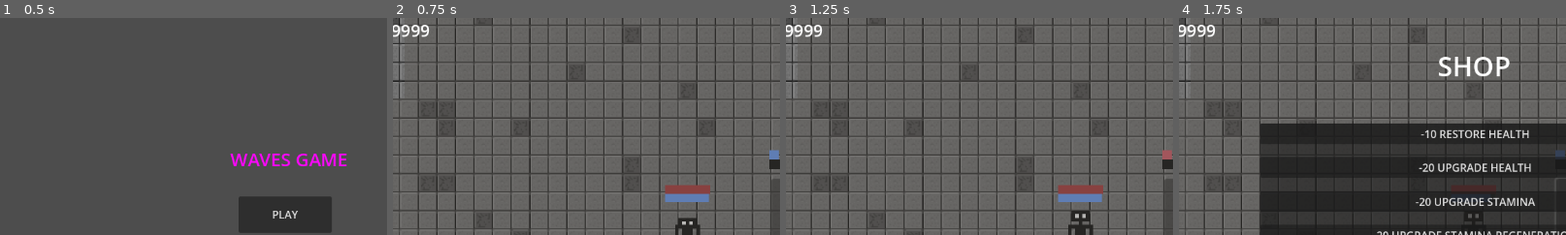
Above: before the commit, frames 1-4 (left to right).
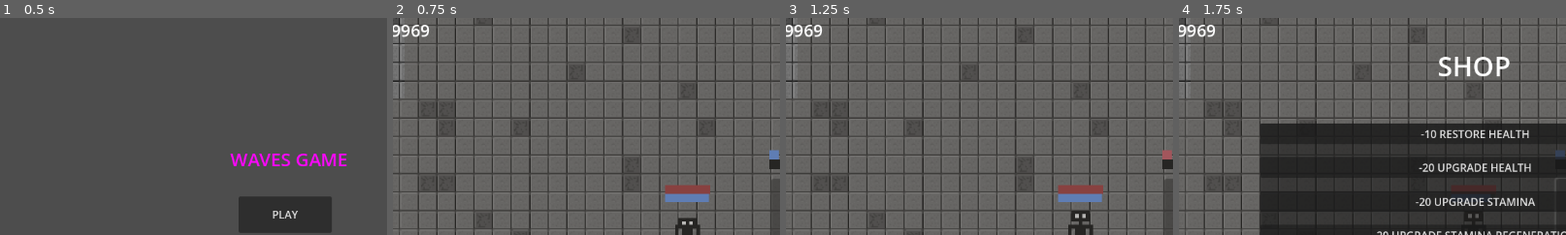
Above: after the commit, the same moments.

Repository: Rapro123/Waves_Game_Repo
Game: Godot game, scene res://scenes/main_menu.tscn
Two runs of this game, one before a commit and one after it. Both use one fixed random seed, a clock stepped at 60 frames per second and the inputs below. Sound files missing from this copy of the repository are replaced by a short silence.
Inputs (mouse positions are % of the whole screen's width and height, from its top left):
- Up to frame 1 (0.5 s): no input
- Up to frame 2 (0.75 s): click "PLAY" at 0.5 s
- Up to frame 3 (1.25 s): no input
- Up to frame 4 (1.75 s): click (66, 50) at 1.25 s
The pictures show only the part of the screen within x 12-62%, y 0-50%; the shares and areas given below are measured in that part.

Frame 1 is identical in both runs. In frame 2, less than 0.1% of the frame differs, in the area x 4-8%, y 3-9%; in frame 3, less than 0.1%; in frame 4, less than 0.1%.

Commit message:
added sounds, needs to do upgrade damage work

Diff:
--- a/waves-game/scenes/Scripts/chase.gd
+++ b/waves-game/scenes/Scripts/chase.gd
@@ -1,7 +1,9 @@
 extends State
 class_name chase
 
-@onready var animated_sprite_2d: AnimatedSprite2D = $"../../AnimatedSprite2D"
+@onready var animated_sprite_2d: AnimatedSprite2D = %AnimatedSprite2D
+@onready var footsteps: AudioStreamPlayer2D = %footsteps
+@onready var footsteps_timer: Timer = $"footsteps timer"
 
 @export var enemy: CharacterBody2D
 var speed = randi_range(80, 120)
@@ -14,6 +16,8 @@
 
 
 func physics_update(_delta: float):
+	play_footseps()
+
 	if is_instance_valid(enemy) and is_instance_valid(player):
 		var direction = player.global_position - enemy.global_position
 
@@ -26,3 +30,10 @@
 
 func _on_enemy_enemy_hurt() -> void:
 	state_machine.change_state("enemy_stunned")
+
+func play_footseps():
+	if footsteps_timer.is_stopped():
+		footsteps_timer.start()
+
+func _on_footsteps_timer_timeout() -> void:
+	footsteps.play()
--- a/waves-game/scenes/Scripts/enemy_spawner.gd
+++ b/waves-game/scenes/Scripts/enemy_spawner.gd
@@ -3,12 +3,13 @@
 
 @export var enemy = preload("res://scenes/enemy.tscn")
 @onready var enemy_handler: Node = $"../enemy_handler"
+@onready var spawn_sound: AudioStreamPlayer2D = $"spawn sound"
 
 var enemies_spawned := 5
 
 
 func _on_main_wave_on() -> void:
-	print("spawning enemies")
+	spawn_sound.play()
 
 	for n in range(enemies_spawned):
 		var enemy_instance = enemy.instantiate()
@@ -19,5 +20,6 @@
 
 	enemies_spawned += 1
 
+
 func give_player_score():
 	give_score.emit()
--- a/waves-game/scenes/Scripts/gun.gd
+++ b/waves-game/scenes/Scripts/gun.gd
@@ -16,6 +16,7 @@
 @onready var timer: Timer = $gun_speed_timer
 @onready var shooter: Marker2D = $shooter
 @onready var out_of_combat_stamina_timer: Timer = $out_of_combat_stamina_timer
+@onready var gunshot: AudioStreamPlayer2D = $gunshot
 
 
 func _process(_delta: float) -> void:
@@ -27,6 +28,8 @@
 
 		can_shoot = false
 		timer.start(gun_speed)
+
+		gunshot.play()
 
 		var bullet_instance = bullet.instantiate()
 		get_tree().get_root().add_child(bullet_instance)
@@ -65,7 +68,6 @@
 		if stamina_regenerated > max_stamina:
 			stamina = max_stamina
 
-		print(stamina)
 		plus_stamina.emit()
 
 	if stamina >= 1:
--- a/waves-game/scenes/Scripts/main.gd
+++ b/waves-game/scenes/Scripts/main.gd
@@ -5,12 +5,15 @@
 @onready var game_over: Panel = $"CanvasLayer/game over"
 @onready var wave_spawning_timer: Timer = $"wave spawning timer"
 @onready var shop: Control = %shop
+@onready var bg_music: AudioStreamPlayer2D = $"bg music"
 
 var wave_spawning = false
 var wave_off_emitted = true
 
 
 func _ready() -> void:
+	bg_music.play()
+
 	game_over.hide()
 
 
@@ -26,7 +29,6 @@
 
 
 	if !wave_off_emitted:
-		print("emmited wave_off")
 		wave_off.emit()
 		wave_off_emitted = true
 
@@ -36,10 +38,13 @@
 
 
 func _on_wave_spawning_timer_timeout() -> void:
-	print("spawning ready")
 	wave_spawning = true
 	wave_off_emitted = false
 
 
 func _on_button_pressed() -> void:
 	shop.show()
+
+
+func _on_bg_music_finished() -> void:
+	bg_music.play()
--- a/waves-game/scenes/Scripts/player.gd
+++ b/waves-game/scenes/Scripts/player.gd
@@ -82,10 +82,6 @@
 	gun.stamina_replenish_timer.stop()
 
 
-func _on_score_weapon_damage_upgraded() -> void:
-	pass # Replace with function body.
-
-
 func _on_score_weapon_speed_upgraded() -> void:
 	gun.gun_speed -= 0.1
 
--- a/waves-game/scenes/Scripts/projectile_area.gd
+++ b/waves-game/scenes/Scripts/projectile_area.gd
@@ -2,3 +2,7 @@
 
 func _on_body_entered(_body: Node2D) -> void:
 	get_parent().queue_free()
+
+
+func _on_area_entered(_area: Area2D) -> void:
+	get_parent().queue_free()
--- a/waves-game/scenes/Scripts/score.gd
+++ b/waves-game/scenes/Scripts/score.gd
@@ -14,9 +14,6 @@
 
 func update():
 	money.set_text("MONEY: " + str(score))
-
-func _on_player_player_got_money() -> void:
-	score += 5
 
 
 func _on_shop_restore_health() -> void:
@@ -53,3 +50,7 @@
 	if score >= 20:
 		score -= 20
 		stamina_regen_upgraded.emit()
+
+
+func _on_player_player_got_money() -> void:
+	score += 5
--- a/waves-game/scenes/Scripts/shop.gd
+++ b/waves-game/scenes/Scripts/shop.gd
@@ -36,5 +36,4 @@
 
 
 func _on_upgrade_stamina_regen_pressed() -> void:
-	print("pressing upgrade")
 	upgrade_stamina_regen.emit()
--- a/waves-game/scenes/Scripts/walk.gd
+++ b/waves-game/scenes/Scripts/walk.gd
@@ -5,11 +5,15 @@
 var direction: Vector2
 
 @onready var animated_sprite_2d: AnimatedSprite2D = %AnimatedSprite2D
+@onready var footsteps: AudioStreamPlayer2D = %footsteps
+@onready var footsteps_timer: Timer = $footsteps_timer
 
 func enter():
 	animated_sprite_2d.play("run")
 
 func physics_update(_delta: float) -> void:
+	play_footseps()
+
 	var character = state_machine.get_parent()
 
 	direction.x = Input.get_axis("left", "right")
@@ -35,3 +39,12 @@
 
 func _on_player_player_hurt() -> void:
 	state_machine.change_state("stunned")
+
+
+func play_footseps():
+	if footsteps_timer.is_stopped():
+		footsteps_timer.start()
+
+
+func _on_footsteps_timer_timeout() -> void:
+	footsteps.play()
--- a/waves-game/scenes/enemy.tscn
+++ b/waves-game/scenes/enemy.tscn
@@ -10,6 +10,7 @@
 [ext_resource type="Script" uid="uid://dlsww45qisme3" path="res://scenes/Scripts/enemy_health_bar.gd" id="4_otmr2"]
 [ext_resource type="Script" uid="uid://jsywj8vhft5v" path="res://scenes/Scripts/hitbox.gd" id="5_c4w8v"]
 [ext_resource type="Script" uid="uid://4so1l4ycnyo7" path="res://scenes/Scripts/enemy_stunned.gd" id="5_nenq2"]
+[ext_resource type="AudioStream" uid="uid://wbp2heff648y" path="res://sounds/400-sounds-pack/Footsteps/foley_footstep_concrete_1.wav" id="11_w8i8w"]
 
 [sub_resource type="AtlasTexture" id="AtlasTexture_8qclf"]
 atlas = ExtResource("2_nenq2")
@@ -101,6 +102,10 @@
 script = ExtResource("3_5uy6h")
 enemy = NodePath("../..")
 
+[node name="footsteps timer" type="Timer" parent="state machine/chase"]
+wait_time = 0.5
+one_shot = true
+
 [node name="attack" type="Node" parent="state machine"]
 
 [node name="enemy_stunned" type="Node" parent="state machine" node_paths=PackedStringArray("enemy")]
@@ -122,6 +127,11 @@
 
 [node name="AnimationPlayer" type="AnimationPlayer" parent="."]
 
+[node name="footsteps" type="AudioStreamPlayer2D" parent="."]
+unique_name_in_owner = true
+stream = ExtResource("11_w8i8w")
+
 [connection signal="enemy_hurt" from="." to="state machine/chase" method="_on_enemy_enemy_hurt"]
+[connection signal="timeout" from="state machine/chase/footsteps timer" to="state machine/chase" method="_on_footsteps_timer_timeout"]
 [connection signal="timeout" from="state machine/enemy_stunned/stun_timer" to="state machine/enemy_stunned" method="_on_stun_timer_timeout"]
 [connection signal="area_entered" from="hitbox" to="." method="_on_hitbox_area_entered"]
--- a/waves-game/scenes/enemy_spawner.tscn
+++ b/waves-game/scenes/enemy_spawner.tscn
@@ -1,6 +1,7 @@
-[gd_scene load_steps=3 format=3 uid="uid://b0iv2s5tpmo4p"]
+[gd_scene load_steps=4 format=3 uid="uid://b0iv2s5tpmo4p"]
 
 [ext_resource type="Script" uid="uid://crrqtg8mky6i1" path="res://scenes/Scripts/enemy_spawner.gd" id="1_ks1gq"]
+[ext_resource type="AudioStream" uid="uid://7tr3uebrmdl7" path="res://sounds/freesfx/FreeSFX/GameSFX/Animal Insects/Retro Fly 01.wav" id="2_devoi"]
 
 [sub_resource type="RectangleShape2D" id="RectangleShape2D_ks1gq"]
 
@@ -11,3 +12,6 @@
 
 [node name="CollisionShape2D" type="CollisionShape2D" parent="."]
 shape = SubResource("RectangleShape2D_ks1gq")
+
+[node name="spawn sound" type="AudioStreamPlayer2D" parent="."]
+stream = ExtResource("2_devoi")
--- a/waves-game/scenes/gun.tscn
+++ b/waves-game/scenes/gun.tscn
@@ -1,6 +1,7 @@
-[gd_scene load_steps=2 format=3 uid="uid://b8vge4b8geqpg"]
+[gd_scene load_steps=3 format=3 uid="uid://b8vge4b8geqpg"]
 
 [ext_resource type="Script" uid="uid://b7bui21et3dul" path="res://scenes/Scripts/gun.gd" id="1_x77fm"]
+[ext_resource type="AudioStream" uid="uid://lx5qco4dyhlv" path="res://sounds/freesfx/FreeSFX/GameSFX/Weapon/Retro Gun SingleShot 04.wav" id="2_og67c"]
 
 [node name="gun" type="Node2D"]
 script = ExtResource("1_x77fm")
@@ -15,6 +16,9 @@
 [node name="out_of_combat_stamina_timer" type="Timer" parent="."]
 wait_time = 3.0
 
+[node name="gunshot" type="AudioStreamPlayer2D" parent="."]
+stream = ExtResource("2_og67c")
+
 [connection signal="timeout" from="gun_speed_timer" to="." method="_on_timer_timeout"]
 [connection signal="timeout" from="stamina_replenish timer" to="." method="_on_stamina_replenish_timer_timeout"]
 [connection signal="timeout" from="out_of_combat_stamina_timer" to="." method="_on_out_of_combat_stamina_timeout"]
--- a/waves-game/scenes/main.tscn
+++ b/waves-game/scenes/main.tscn
@@ -11,6 +11,7 @@
 [ext_resource type="PackedScene" uid="uid://b0iv2s5tpmo4p" path="res://scenes/enemy_spawner.tscn" id="6_tefeu"]
 [ext_resource type="PackedScene" uid="uid://df8yo8oyu778p" path="res://scenes/score.tscn" id="9_choun"]
 [ext_resource type="PackedScene" uid="uid://bckqfexegpt58" path="res://scenes/shop.tscn" id="11_eb6dy"]
+[ext_resource type="AudioStream" uid="uid://moyy2ia4kj5c" path="res://sounds/yet-another-free-music-pack/Space Horror InGame Music (Exploration) _Clement Panchout.wav" id="12_eb6dy"]
 
 [sub_resource type="TileSetAtlasSource" id="TileSetAtlasSource_tbgi4"]
 texture = ExtResource("1_jyhfs")
@@ -329,11 +330,15 @@
 visible = false
 
 [node name="score" parent="CanvasLayer" instance=ExtResource("9_choun")]
+score = 999969
 
 [node name="enemy_handler" type="Node" parent="."]
 
 [node name="enemy spawner" parent="." instance=ExtResource("6_tefeu")]
 position = Vector2(-634, -508)
+
+[node name="bg music" type="AudioStreamPlayer2D" parent="."]
+stream = ExtResource("12_eb6dy")
 
 [connection signal="wave_off" from="." to="tower/Area2D" method="_on_main_wave_off"]
 [connection signal="wave_on" from="." to="enemy spawner" method="_on_main_wave_on"]
@@ -342,6 +347,7 @@
 [connection signal="body_exited" from="tower/Area2D" to="player" method="_on_area_2d_body_exited"]
 [connection signal="pressed" from="tower/Button" to="." method="_on_button_pressed"]
 [connection signal="player_dead" from="player" to="." method="_on_player_player_dead"]
+[connection signal="player_got_money" from="player" to="CanvasLayer/score" method="_on_player_player_got_money"]
 [connection signal="restore_health" from="CanvasLayer/shop" to="CanvasLayer/score" method="_on_shop_restore_health"]
 [connection signal="upgrade_health" from="CanvasLayer/shop" to="CanvasLayer/score" method="_on_shop_upgrade_health"]
 [connection signal="upgrade_stamina" from="CanvasLayer/shop" to="CanvasLayer/score" method="_on_shop_upgrade_stamina"]
@@ -352,6 +358,7 @@
 [connection signal="health_upgraded" from="CanvasLayer/score" to="player" method="_on_score_health_upgraded"]
 [connection signal="stamina_regen_upgraded" from="CanvasLayer/score" to="player" method="_on_score_stamina_regen_upgraded"]
 [connection signal="stamina_upgraded" from="CanvasLayer/score" to="player" method="_on_score_stamina_upgraded"]
-[connection signal="weapon_damage_upgraded" from="CanvasLayer/score" to="player" method="_on_score_weapon_damage_upgraded"]
+[connection signal="weapon_damage_upgraded" from="CanvasLayer/score" to="enemy spawner" method="_on_score_weapon_damage_upgraded"]
 [connection signal="weapon_speed_upgraded" from="CanvasLayer/score" to="player" method="_on_score_weapon_speed_upgraded"]
 [connection signal="give_score" from="enemy spawner" to="player" method="_on_enemy_spawner_give_score"]
+[connection signal="finished" from="bg music" to="." method="_on_bg_music_finished"]
--- a/waves-game/scenes/player.tscn
+++ b/waves-game/scenes/player.tscn
@@ -15,6 +15,7 @@
 [ext_resource type="Script" uid="uid://lfhdnq086pqj" path="res://scenes/Scripts/stunned.gd" id="8_ur7pv"]
 [ext_resource type="Texture2D" uid="uid://hhhc3ld05o6v" path="res://Sprites/health bar.png" id="11_d2wvv"]
 [ext_resource type="Script" uid="uid://bgtjkpesdb4wd" path="res://scenes/Scripts/player_health_bar.gd" id="12_3v2ag"]
+[ext_resource type="AudioStream" uid="uid://c3apilt6fqxos" path="res://sounds/freesfx/FreeSFX/GameSFX/FootStep/Retro FootStep 03.wav" id="16_a8ls1"]
 
 [sub_resource type="AtlasTexture" id="AtlasTexture_3v2ag"]
 atlas = ExtResource("2_smehm")
@@ -110,21 +111,22 @@
 [sub_resource type="RectangleShape2D" id="RectangleShape2D_fjrip"]
 size = Vector2(27, 47)
 
-[sub_resource type="Animation" id="Animation_fjrip"]
+[sub_resource type="Animation" id="Animation_a8ls1"]
+resource_name = "run"
+length = 0.2
+loop_mode = 1
+
+[sub_resource type="Animation" id="Animation_qfm1y"]
 length = 0.001
-
-[sub_resource type="Animation" id="Animation_a8ls1"]
-resource_name = "hurt"
-
-[sub_resource type="Animation" id="Animation_jej6c"]
-resource_name = "idle"
 
 [sub_resource type="AnimationLibrary" id="AnimationLibrary_f1ej7"]
 _data = {
-&"RESET": SubResource("Animation_fjrip"),
-&"hurt": SubResource("Animation_a8ls1"),
-&"idle": SubResource("Animation_jej6c")
+&"RESET": SubResource("Animation_qfm1y"),
+&"run": SubResource("Animation_a8ls1")
 }
+
+[sub_resource type="AnimationNodeStateMachine" id="AnimationNodeStateMachine_a38lo"]
+graph_offset = Vector2(-66, 21)
 
 [node name="player" type="CharacterBody2D" groups=["player"]]
 collision_mask = 5
@@ -145,9 +147,9 @@
 
 [node name="stamina bar" type="TextureProgressBar" parent="." node_paths=PackedStringArray("gun")]
 offset_left = -21.0
-offset_top = -47.0
+offset_top = -46.999996
 offset_right = 17.0
-offset_bottom = -11.0
+offset_bottom = -10.999996
 value = 100.0
 nine_patch_stretch = true
 texture_under = ExtResource("2_jej6c")
@@ -163,7 +165,7 @@
 sprite_frames = SubResource("SpriteFrames_3v2ag")
 animation = &"run"
 autoplay = "idle"
-frame_progress = 0.12315011
+frame = 1
 
 [node name="CollisionShape2D" type="CollisionShape2D" parent="."]
 position = Vector2(-1.5, 1)
@@ -175,6 +177,10 @@
 
 [node name="Walk" type="Node" parent="StateMachine"]
 script = ExtResource("4_dqkch")
+
+[node name="footsteps_timer" type="Timer" parent="StateMachine/Walk"]
+wait_time = 0.2
+one_shot = true
 
 [node name="Idle" type="Node" parent="StateMachine"]
 script = ExtResource("5_qlg0r")
@@ -200,24 +206,33 @@
 shape = SubResource("RectangleShape2D_fjrip")
 debug_color = Color(0.8018425, 0.37906682, 0.4821086, 0.41960785)
 
+[node name="timers" type="Node" parent="."]
+
+[node name="out of zone damage" type="Timer" parent="timers"]
+unique_name_in_owner = true
+
+[node name="enemy damage timer" type="Timer" parent="timers"]
+unique_name_in_owner = true
+wait_time = 0.5
+
+[node name="can get hit timer" type="Timer" parent="timers"]
+unique_name_in_owner = true
+one_shot = true
+
 [node name="AnimationPlayer" type="AnimationPlayer" parent="."]
+root_node = NodePath("../AnimatedSprite2D")
 libraries = {
 &"": SubResource("AnimationLibrary_f1ej7")
 }
-autoplay = "idle"
-
-[node name="timers" type="Node" parent="."]
-
-[node name="out of zone damage" type="Timer" parent="timers"]
-unique_name_in_owner = true
-
-[node name="enemy damage timer" type="Timer" parent="timers"]
-unique_name_in_owner = true
-wait_time = 0.5
-
-[node name="can get hit timer" type="Timer" parent="timers"]
-unique_name_in_owner = true
-one_shot = true
+
+[node name="AnimationTree" type="AnimationTree" parent="."]
+root_node = NodePath("%AnimatedSprite2D")
+tree_root = SubResource("AnimationNodeStateMachine_a38lo")
+anim_player = NodePath("../AnimationPlayer")
+
+[node name="footsteps" type="AudioStreamPlayer2D" parent="."]
+unique_name_in_owner = true
+stream = ExtResource("16_a8ls1")
 
 [connection signal="player_dead" from="." to="StateMachine/Walk" method="_on_player_player_dead"]
 [connection signal="player_dead" from="." to="StateMachine/Idle" method="_on_player_player_dead"]
@@ -225,6 +240,7 @@
 [connection signal="player_dead" from="." to="gun" method="_on_player_player_dead"]
 [connection signal="player_hurt" from="." to="StateMachine/Walk" method="_on_player_player_hurt"]
 [connection signal="player_hurt" from="." to="StateMachine/Idle" method="_on_player_player_hurt"]
+[connection signal="timeout" from="StateMachine/Walk/footsteps_timer" to="StateMachine/Walk" method="_on_footsteps_timer_timeout"]
 [connection signal="timeout" from="StateMachine/stunned/stun timer" to="StateMachine/stunned" method="_on_stun_timer_timeout"]
 [connection signal="area_entered" from="hitbox" to="." method="_on_hitbox_area_entered"]
 [connection signal="area_exited" from="hitbox" to="." method="_on_hitbox_area_exited"]
--- a/waves-game/scenes/projectile.tscn
+++ b/waves-game/scenes/projectile.tscn
@@ -26,5 +26,6 @@
 [node name="VisibleOnScreenNotifier2D" type="VisibleOnScreenNotifier2D" parent="."]
 rect = Rect2(-77, -51, 154, 102)
 
+[connection signal="area_entered" from="Area2D" to="Area2D" method="_on_area_entered"]
 [connection signal="body_entered" from="Area2D" to="Area2D" method="_on_body_entered"]
 [connection signal="screen_exited" from="VisibleOnScreenNotifier2D" to="." method="_on_visible_on_screen_notifier_2d_screen_exited"]
Not shown: 1 places in waves-game/scenes/enemy.tscn that only renumber resources
Not shown: 1 places in waves-game/scenes/main.tscn that only renumber resources
Not shown: 1 places in waves-game/scenes/player.tscn that only renumber resources
Not shown, added: waves-game/sounds/400-sounds-pack/Card and Board/card_draw_1.wav.import
Not shown, added: waves-game/sounds/400-sounds-pack/Card and Board/card_draw_2.wav.import
Not shown, added: waves-game/sounds/400-sounds-pack/Card and Board/card_draw_3.wav.import
Not shown, added: waves-game/sounds/400-sounds-pack/Card and Board/card_fan.wav.import
Not shown, added: waves-game/sounds/400-sounds-pack/Card and Board/card_fan_2.wav.import
Not shown, added: waves-game/sounds/400-sounds-pack/Card and Board/chips_drop.wav.import
Not shown, added: waves-game/sounds/400-sounds-pack/Card and Board/chips_gather.wav.import
Not shown, added: waves-game/sounds/400-sounds-pack/Card and Board/chips_gather_2.wav.import
Not shown, added: waves-game/sounds/400-sounds-pack/Card and Board/chips_gather_3.wav.import
(and 815 more such lines)
